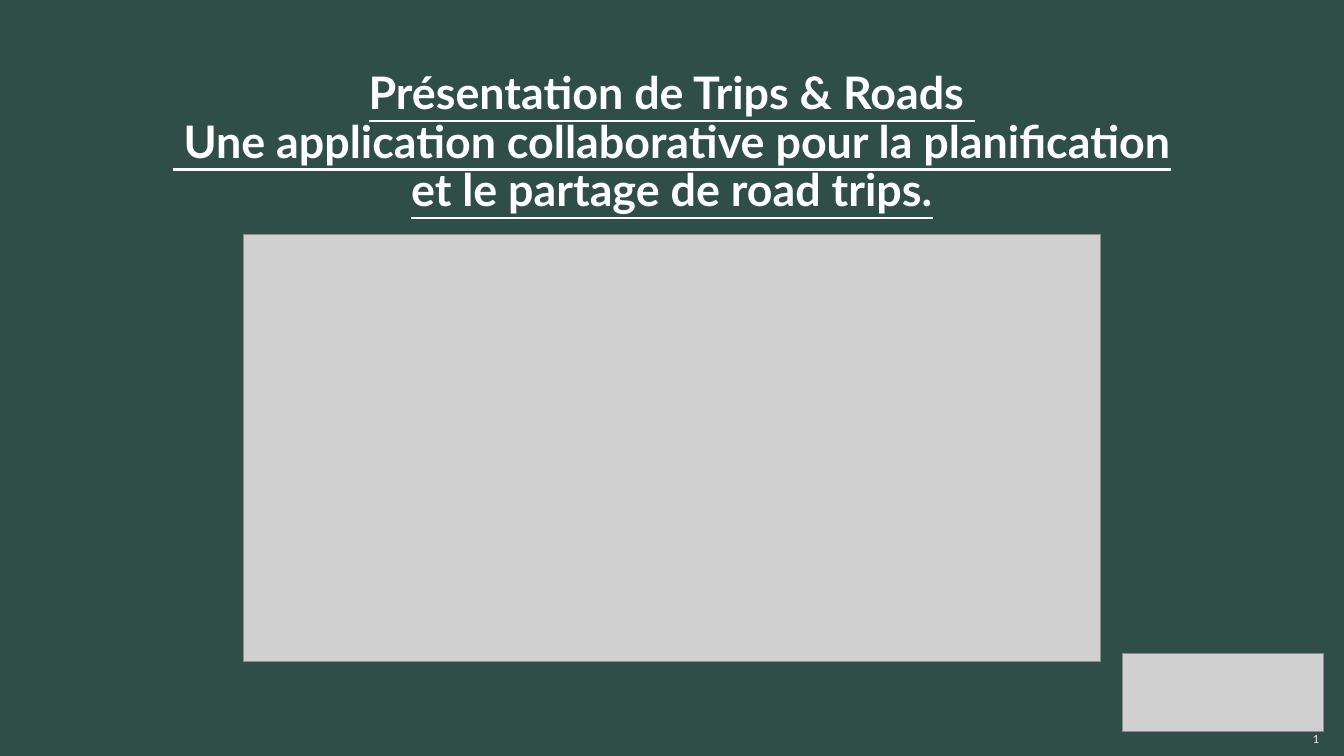
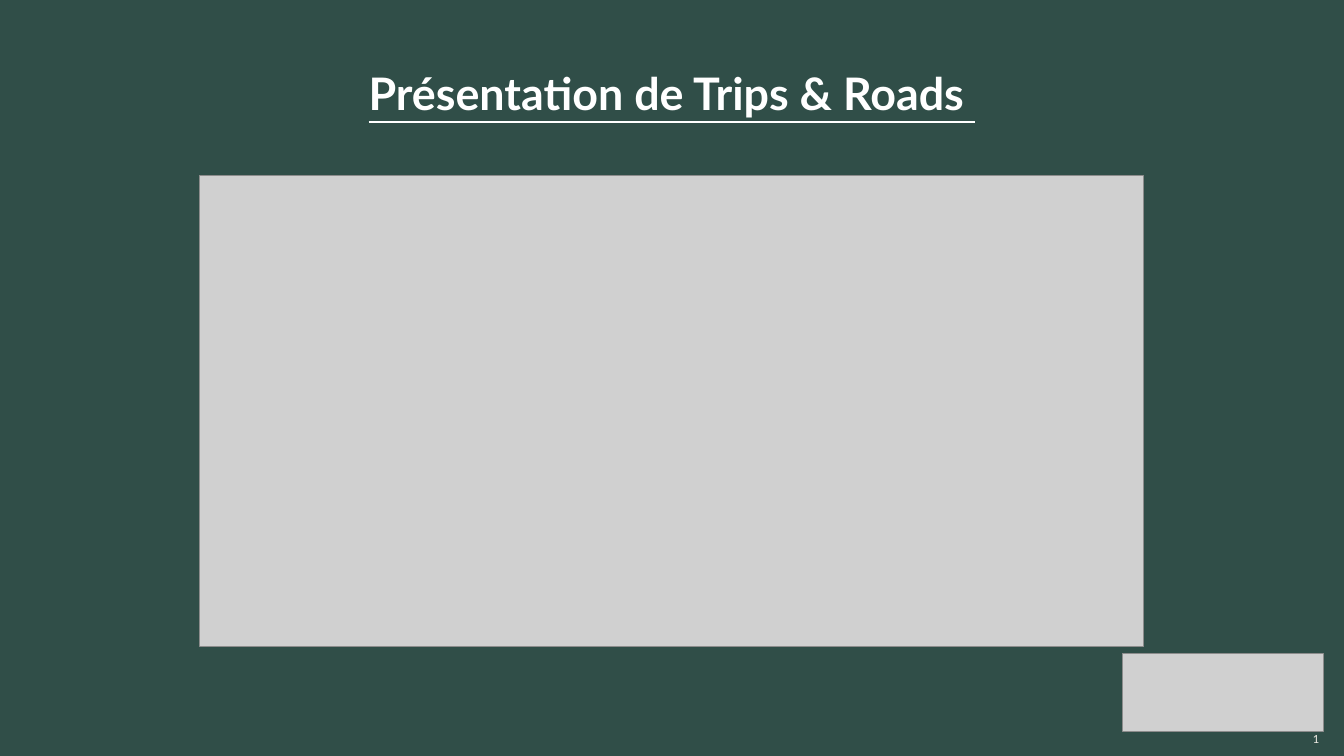
Before and after one commit to SashLamb/Trips-Roads, a slide deck: slide 1 of Documents/Presentation_S4.pptx. Drawn at 1344x756 pixels with LibreOffice and Linux fonts; fonts in the diff are those of the drawing; grey boxes stand for pictures; background and template pictures are left out. Boxes give left, top, right and bottom in pixels: in the first picture for what was removed or moved away, otherwise in the second. Text is boxed around its words. In the diff, an @@ line names an element or a change of style, - is before the commit and + after.

```diff
--- a/Documents/Presentation_S4.pptx
+++ b/Documents/Presentation_S4.pptx
@@ title at <box>369,76,964,118</box>: text changed @@
-Présentation de Trips & Roads
-Une application collaborative pour la planification et le partage de road trips.
+Présentation de Trips & Roads
@@ picture: place and size @@
-picture at <box>244,235,1101,662</box>
+picture at <box>200,175,1143,646</box>
```
Also in this commit, not shown: 9 other slides changed.
